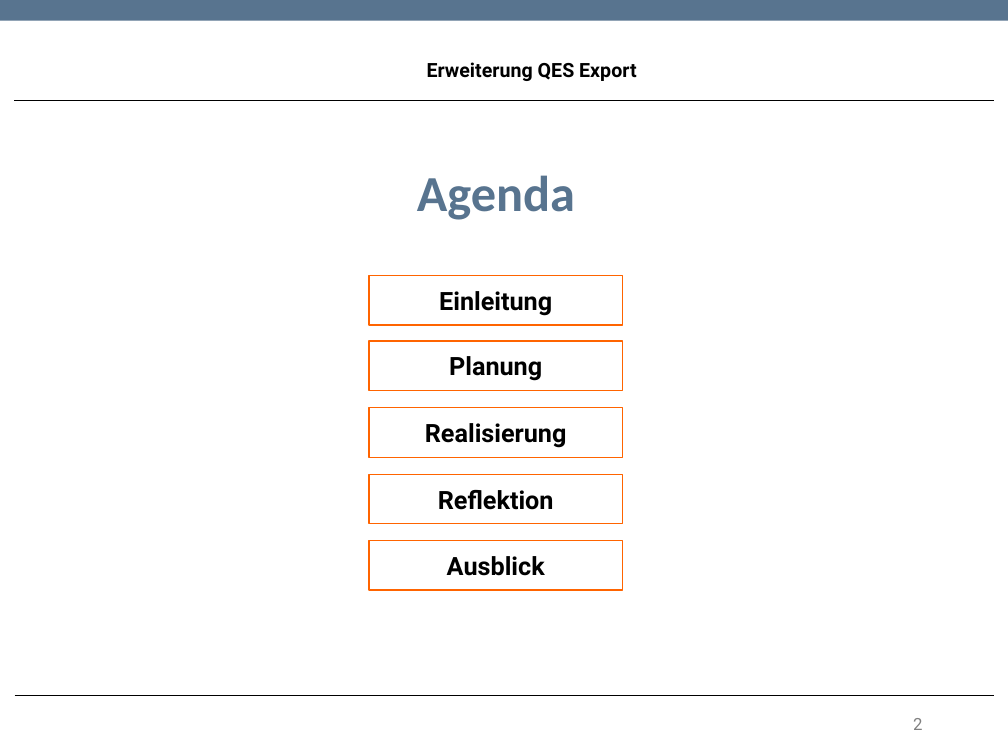
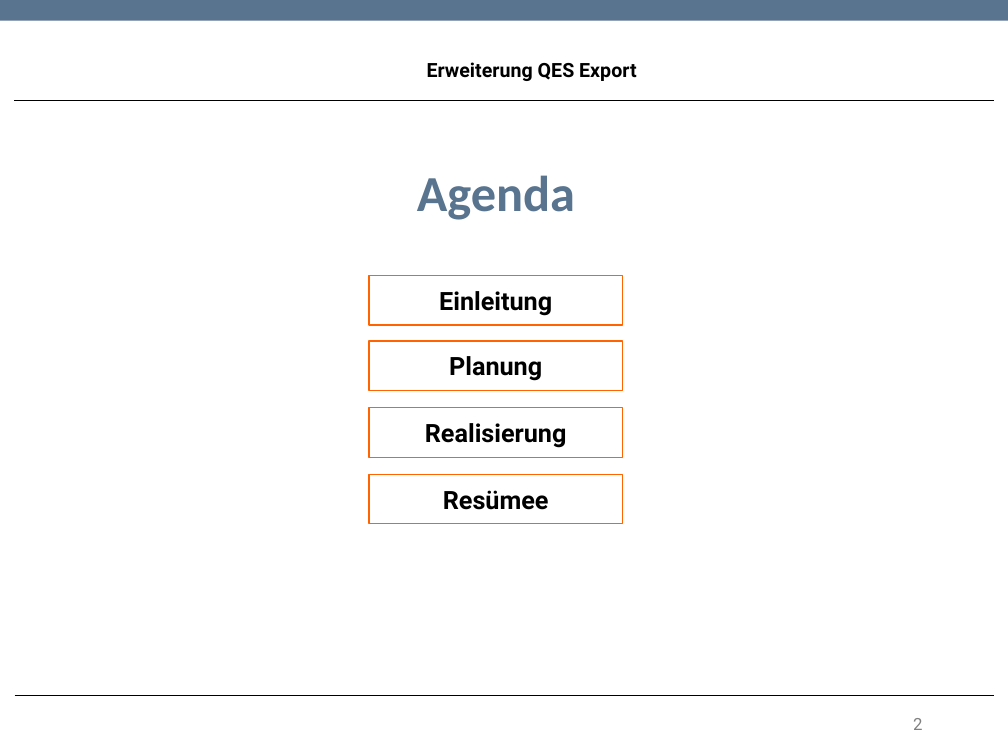
Before and after one commit to TwoHorus/dbExelExportLaravel, a slide deck: slide 2 of DOC/Fachgespraech.pptx. Drawn at 1008x756 pixels with LibreOffice and Linux fonts; fonts in the diff are those of the drawing; background and template pictures are left out. Boxes give left, top, right and bottom in pixels: in the first picture for what was removed or moved away, otherwise in the second. Text is boxed around its words. In the diff, an @@ line names an element or a change of style, - is before the commit and + after.

```diff
--- a/DOC/Fachgespraech.pptx
+++ b/DOC/Fachgespraech.pptx
@@ text in rectangle at <box>443,490,549,510</box>: text changed @@
-Reflektion
+Resümee
@@ rectangle removed at <box>369,540,622,590</box> @@
-Ausblick
```
Also in this commit, not shown: 7 other slides changed, 1 slide added.
